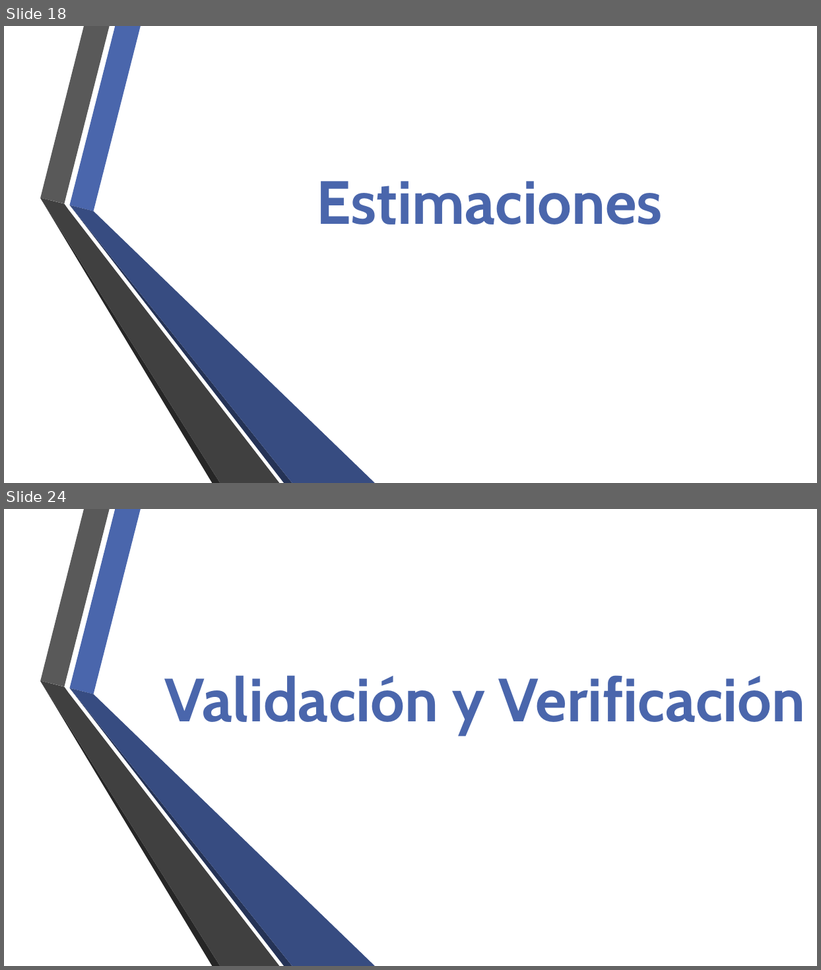
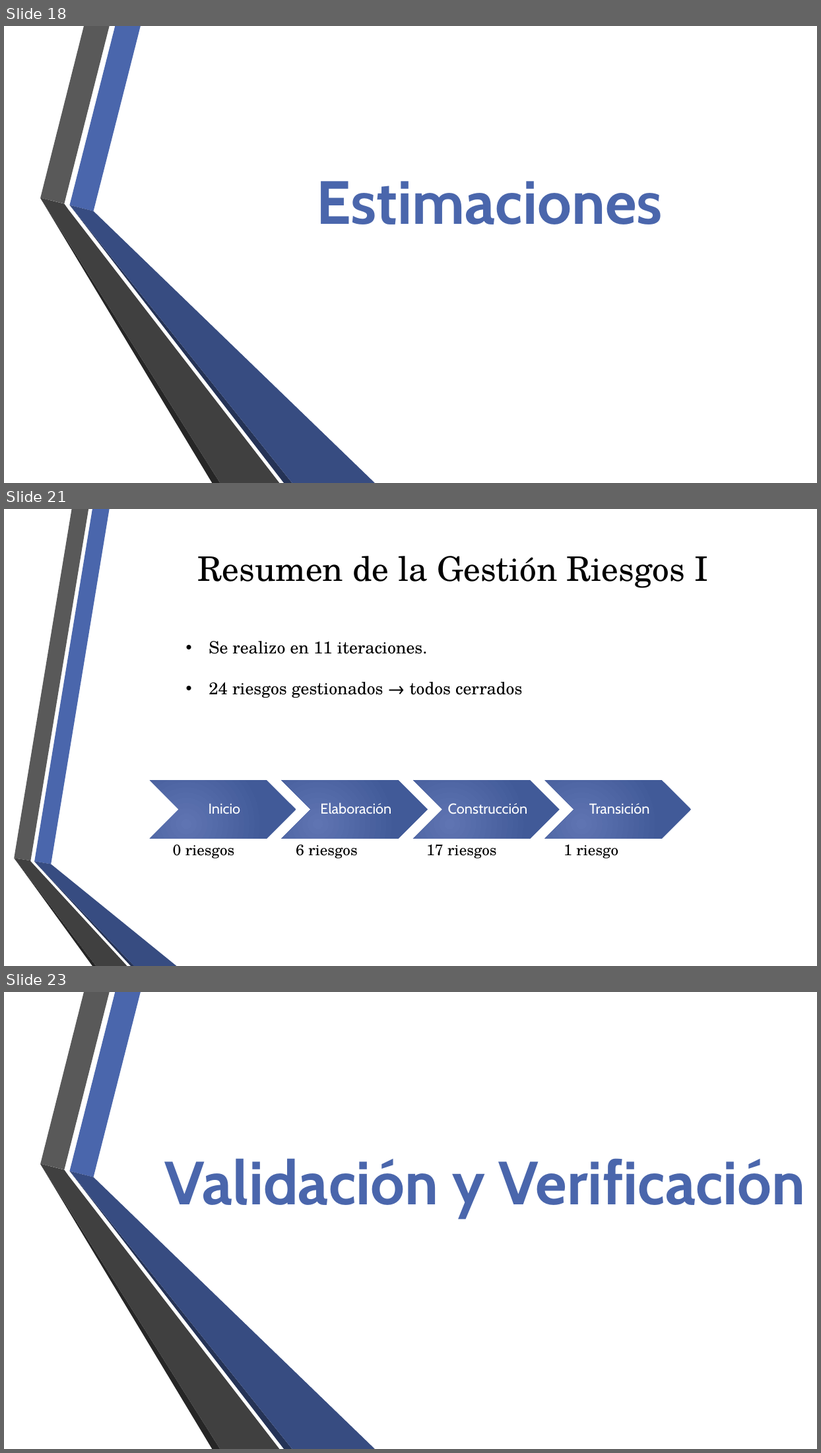
Before and after one commit to fge23/Sistema-VASPA, a slide deck: Presentaciones/Presentación VASPA - Diciembre 2020 - Examen Final/Presentación VASPA - Diciembre 2020 - Examen Final.pptx. Shown one above the other, each under a label of ours: slides 18 and 24 before the commit, slides 18, 21 and 23 after it; the slides between them are not shown. The pictures are 821x970 and 821x1453 pixels, drawn with LibreOffice and Linux fonts; fonts in the diff are those of the drawing; background and template pictures are left out. Boxes give left, top, right and bottom in pixels: in the first picture for what was removed or moved away, otherwise in the second. Text is boxed around its words. In the diff, an @@ line names an element or a change of style, - is before the commit and + after.

Commit message:
Se actualiza la presentación final (sección de riesgos)

```diff
--- a/Presentaciones/Presentación VASPA - Diciembre 2020 - Examen Final/Presentación VASPA - Diciembre 2020 - Examen Final.pptx
+++ b/Presentaciones/Presentación VASPA - Diciembre 2020 - Examen Final/Presentación VASPA - Diciembre 2020 - Examen Final.pptx
@@ slide 21 added at box(4, 509, 817, 966), background picture (left out) @@
@@ title added at box(197, 556, 709, 588), 40 pt, text #000000 @@
+Resumen de la Gestión Riesgos I
@@ text added at box(209, 641, 522, 698), 20 pt, text #000000 @@
+• Se realizo en 11 iteraciones.
+• 24 riesgos gestionados → todos cerrados
@@ group added at box(150, 780, 692, 839): 4 chevrons, 4 texts @@
+Inicio
+Elaboración
+Construcción
+Transición
@@ text added at box(173, 844, 234, 859), 18 pt, text #000000 @@
+0 riesgos
@@ text added at box(296, 844, 357, 859), 18 pt, text #000000 @@
+6 riesgos
@@ text added at box(426, 844, 496, 859), 18 pt, text #000000 @@
+17 riesgos
@@ text added at box(564, 844, 618, 859), 18 pt, text #000000 @@
+1 riesgo
@@ group added at box(14, 509, 177, 966): 6 freeform shapes @@
@@ what was slide 24 is now slide 23 @@
```
Also in this commit, not shown: 2 slides changed, 1 other slide added, 3 slides removed.
